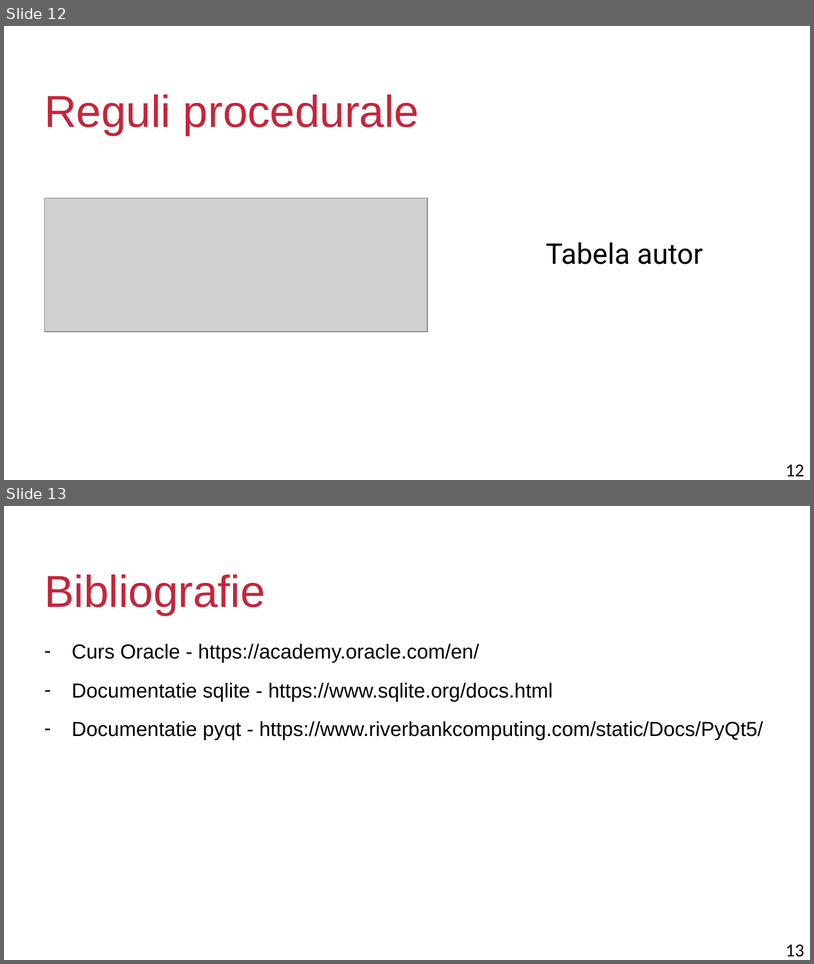
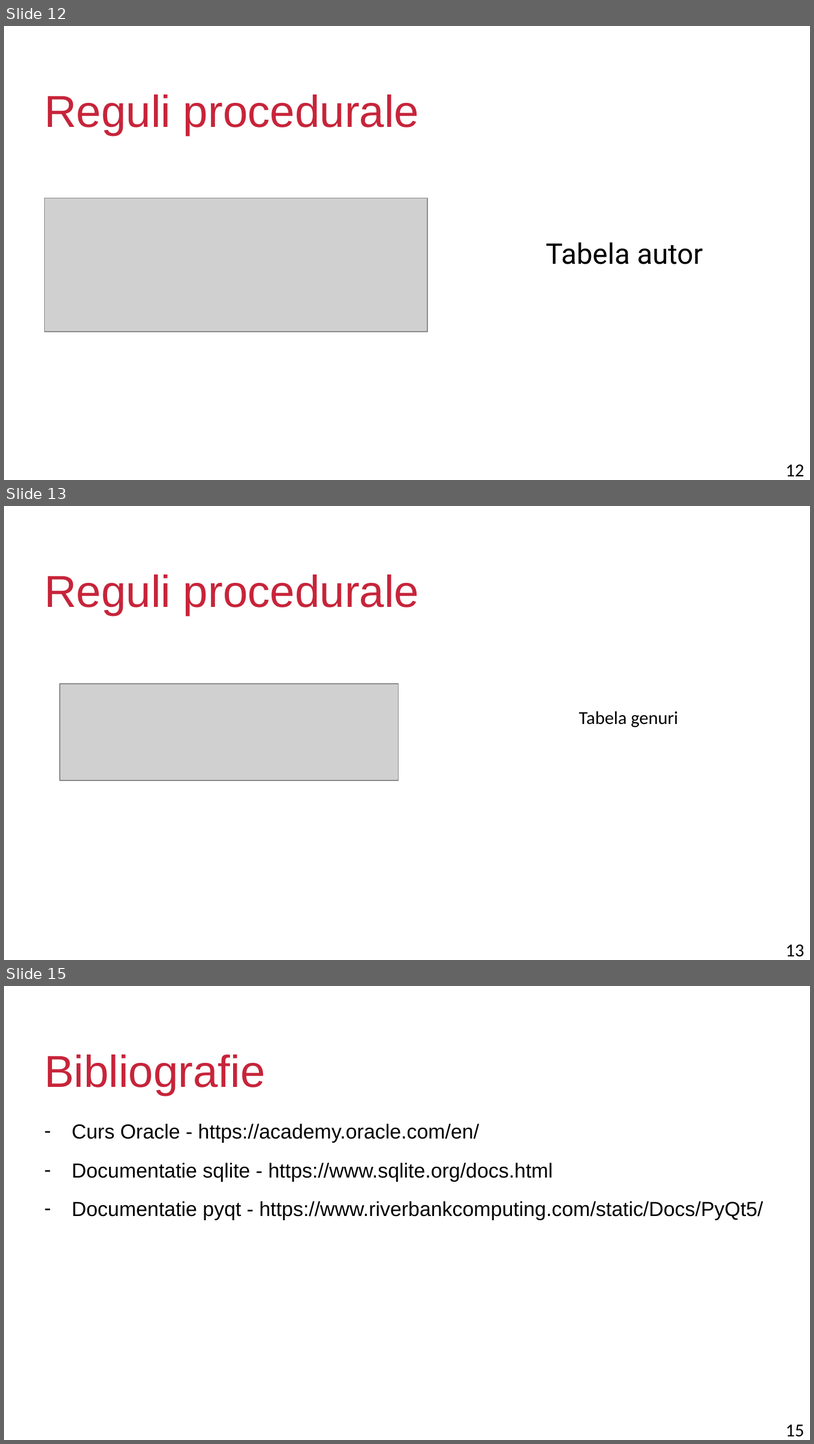
Before and after one commit to nan-dre/OLDI, a slide deck: Powerpoint/Baze de date biblioteca.pptx. Shown one above the other, each under a label of ours: slides 12 and 13 before the commit, slides 12, 13 and 15 after it; the slides between them are not shown. The pictures are 814x964 and 814x1444 pixels, drawn with LibreOffice and Linux fonts; fonts in the diff are those of the drawing; grey boxes stand for pictures; background and template pictures are left out. Boxes give left, top, right and bottom in pixels: in the first picture for what was removed or moved away, otherwise in the second. Text is boxed around its words. In the diff, an @@ line names an element or a change of style, - is before the commit and + after.

```diff
--- a/Powerpoint/Baze de date biblioteca.pptx
+++ b/Powerpoint/Baze de date biblioteca.pptx
@@ slide 13 added at bbox=[4, 506, 810, 960], background #FFFFFF; not listed: 1 template element that a slide beside it also shows @@
@@ title added at bbox=[44, 574, 419, 615], 44 pt, text #C7243A @@
+Reguli procedurale
@@ picture added at bbox=[60, 684, 398, 780] @@
@@ text added at bbox=[579, 711, 678, 727], 18 pt, text #000000 @@
+Tabela genuri
@@ what was slide 13 is now slide 15 @@
@@ page number at bbox=[786, 1424, 804, 1437]: text changed @@
-13
+15
```
Also in this commit, not shown: 1 other slide added, 2 other files.
